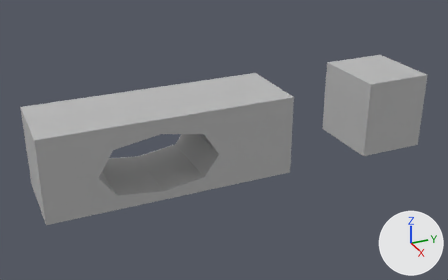
What one commit did to the FBX model Star Catcher Prototypes/Assets/Land Modules/Chasm-R.fbx.
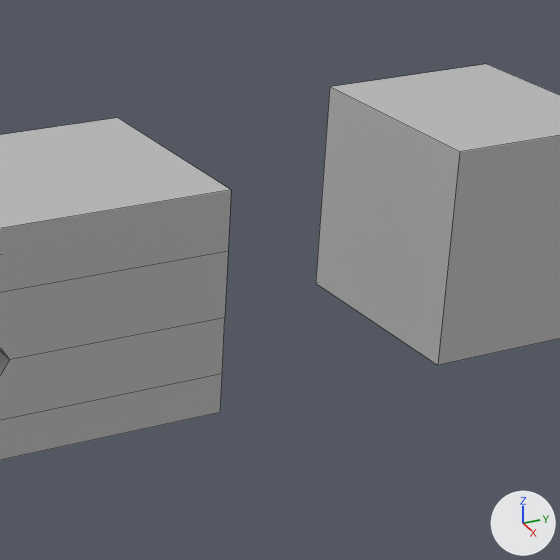
There are two pictures of each version: one whole from a camera (50 mm lens) standing at (64.6, -30.9, 30.9) and looking at (-0.1, -1.8, -1.4), one close up on the part from 48% to 90% of the width and 12% to 79% of the height. The axes (+X, +Y, +Z) are drawn at lower right. The lights are the same throughout. The close-ups show mesh edges as thin lines. Where no turn or scale is listed for an object, it has been applied to the vertices.
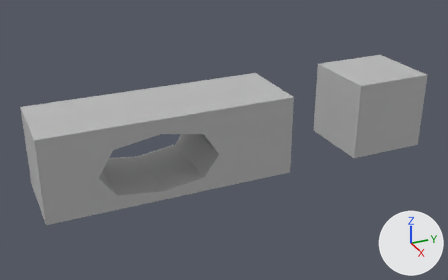
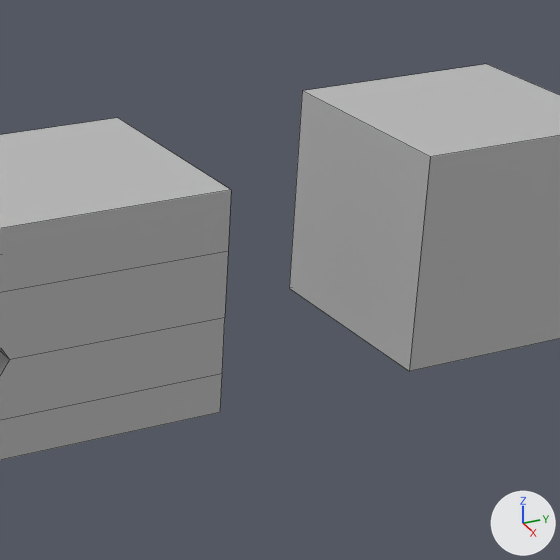
Scene script edits in JSON lines:
```json
{"block": "me_mesh", "where": "me_mesh.from_pydata(...)  # 56 vertices, 54 faces; spans x -5.0..5.0, y -25.0..25.0, z -5.0..5.0"}
{"block": "me_mesh", "where": "# used by ob_pcube1; location = (0.0, 0.0, 0.0)"}
{"block": "me_mesh", "where": "# before: 8 (5.0, 16.0, 5.0) at pixel (459, 151), 9 (-5.0, 16.0, 5.0) at pixel (329, 86), 10 (-5.0, 16.0, -5.0) at pixel (315, 283), 11 (5.0, 16.0, -5.0) at pixel (437, 365)"}
{"block": "me_mesh", "change": "me_mesh part 1"}
{"op": "add", "block": "me_mesh", "code": "for i in [*range(8, 12)]: me_mesh.vertices[i].co += Vector((0.0, -1.5, 0.0))"}
```

Pixel boxes (x1, y1, x2, y2) of what changed, in the close-ups (560 x 560 px; the box of a moved part takes in the faces that stretch with it):
```json
{"part": 1, "of": "me_mesh", "change": "moved or reshaped", "before": [316, 64, 560, 365], "after": [289, 64, 560, 371]}
```
